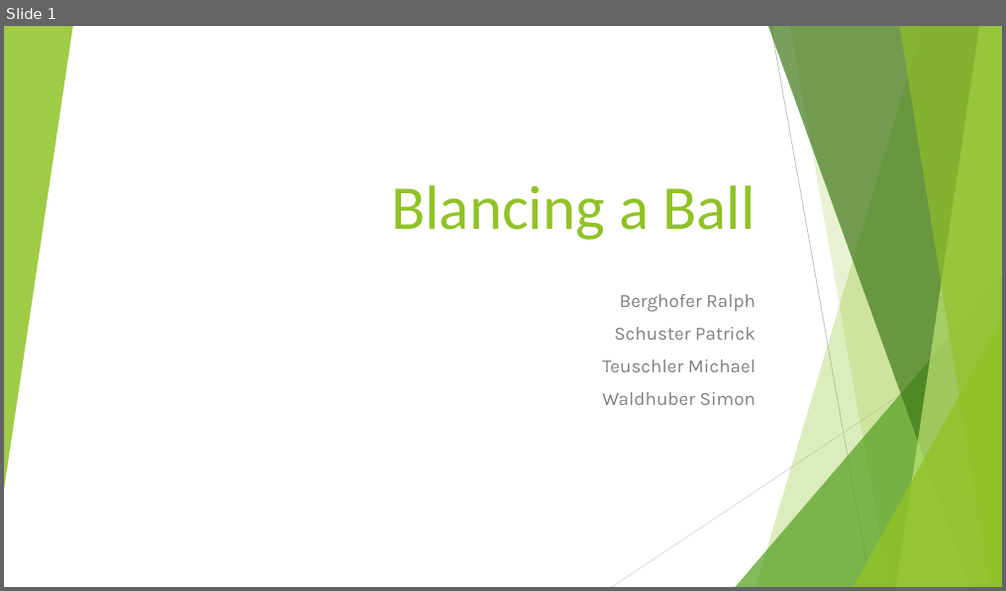
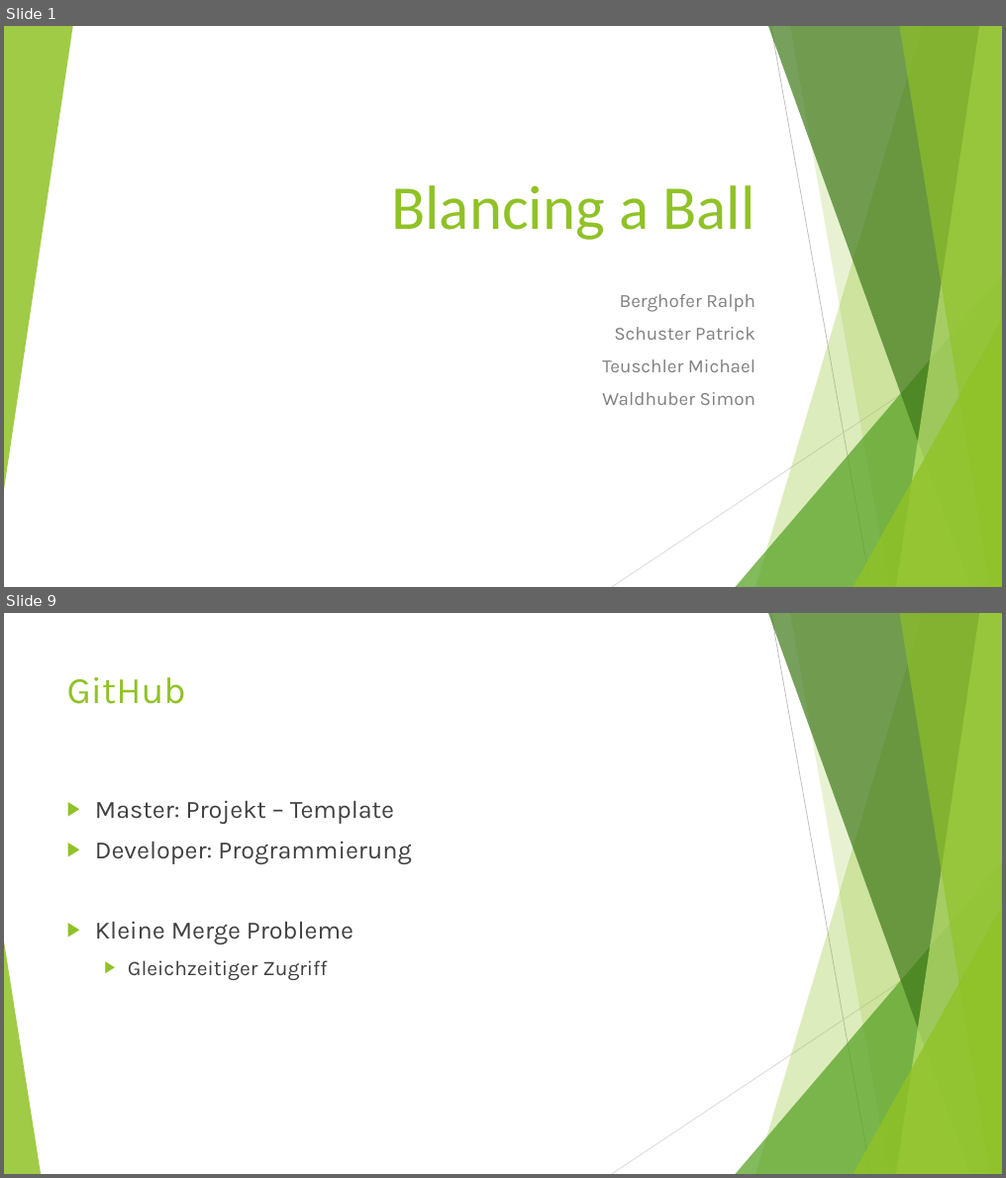
Before and after one commit to ArborLovis/BalanceControl, a slide deck: OSD_BallControl.pptx. Shown one above the other, each under a label of ours: slide 1 before the commit, slides 1 and 9 after it; the slides between them are not shown. The pictures are 1006x591 and 1006x1178 pixels, drawn with LibreOffice and Linux fonts; fonts in the diff are those of the drawing. Boxes give left, top, right and bottom in pixels: in the first picture for what was removed or moved away, otherwise in the second. Text is boxed around its words. In the diff, an @@ line names an element or a change of style, - is before the commit and + after.

```diff
--- a/OSD_BallControl.pptx
+++ b/OSD_BallControl.pptx
@@ slide 9 added at bbox=[4, 613, 1002, 1174], background #FFFFFF; not listed: 9 template elements that a slide beside it also shows @@
@@ title added at bbox=[67, 677, 186, 704], 36 pt, text #90C226 @@
+GitHub
@@ text added at bbox=[95, 800, 411, 980], 24 pt, text #404040 @@
+▶ Master: Projekt – Template
+▶ Developer: Programmierung
+▶ Kleine Merge Probleme
+  ▶ Gleichzeitiger Zugriff
@@ triangle added at bbox=[4, 942, 41, 1174], fill #90C226 at 85% opacity @@
```
Also in this commit, not shown: 6 slides changed, 1 other slide added, 1 slide removed, 3 other files.
